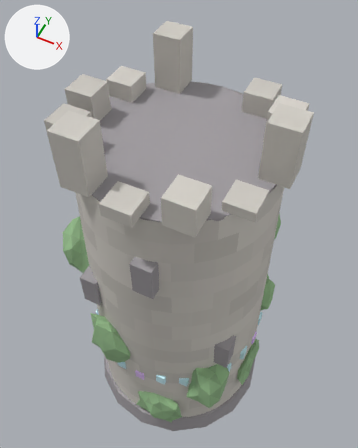
One commit to the glTF model assets/models/tower.glb: the scene before it, then after it.
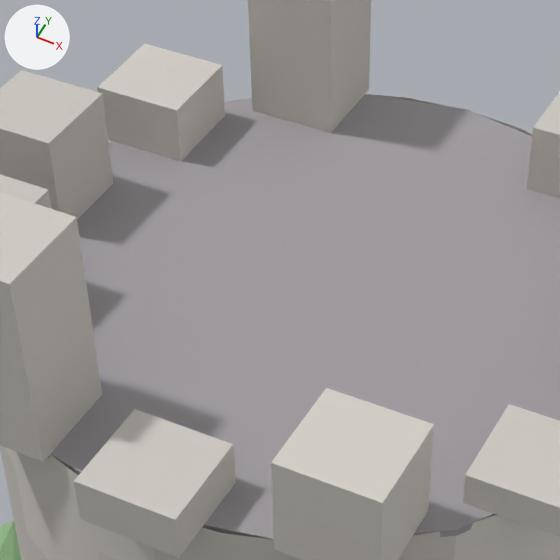
Each version appears first whole from a camera (50 mm lens) standing at (3.6, -7.2, 15.67) and looking at (-0.32, 0.62, 5.89), and next in a close-up on the part from 21% to 70% of the width and 12% to 51% of the height. Every picture has the same lights, and +X, +Y and +Z are marked at upper left. The last two pictures show the newer version. Vertices at exactly the same position are counted once.

Before the edit, the objects in view are built like this:
```python
me_tower = bpy.data.meshes.new('tower')
me_tower.from_pydata(...)  # 1312 vertices, 2316 faces; spans x -2.6..2.6, y -2.65..2.6, z 0.0..10.5
me_tower.materials.append(mat_tower)
ob_tower = bpy.data.objects.new('tower', me_tower)
ob_tower.location = (0.0, 0.0, 0.0)
```
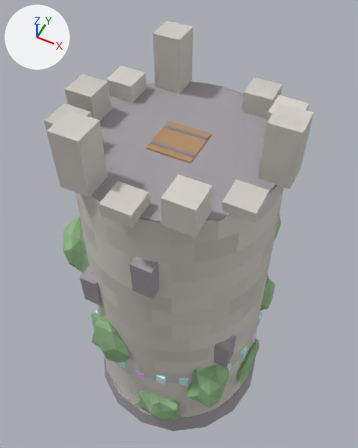
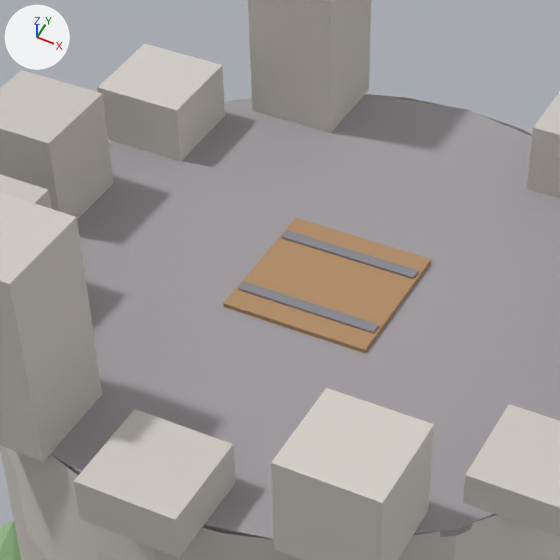
The edits, one by one:
me_tower is used by ob_tower; location (0.0, 0.0, 0.0).
me_tower had 1312 vertices, 2316 faces and spanned x -2.6..2.6, y -2.65..2.6, z 0.0..10.5.
me_tower now has 1336 vertices, 2352 faces and spans x -2.6..2.6, y -2.65..2.6, z 0.0..10.5.
me_tower part 1: a new loose piece, a box spanning x -0.5..0.5, y -0.5..0.5, z 9.17..9.23, in mat_tower.
me_tower part 2: a new loose piece, a box spanning x -0.48..0.48, y 0.26..0.34, z 9.227..9.243, in mat_tower.
me_tower part 3: a new loose piece, a box spanning x -0.48..0.48, y -0.34..-0.26, z 9.227..9.243, in mat_tower.

Where the change shows, as pixel boxes [x1, y1, x2, y2] in the close-ups (560 x 560 px):
part 1 of me_tower, added (brown)
    after: [223, 218, 431, 353]
part 2 of me_tower, added
    after: [282, 230, 418, 279]
part 3 of me_tower, added
    after: [238, 281, 379, 333]
